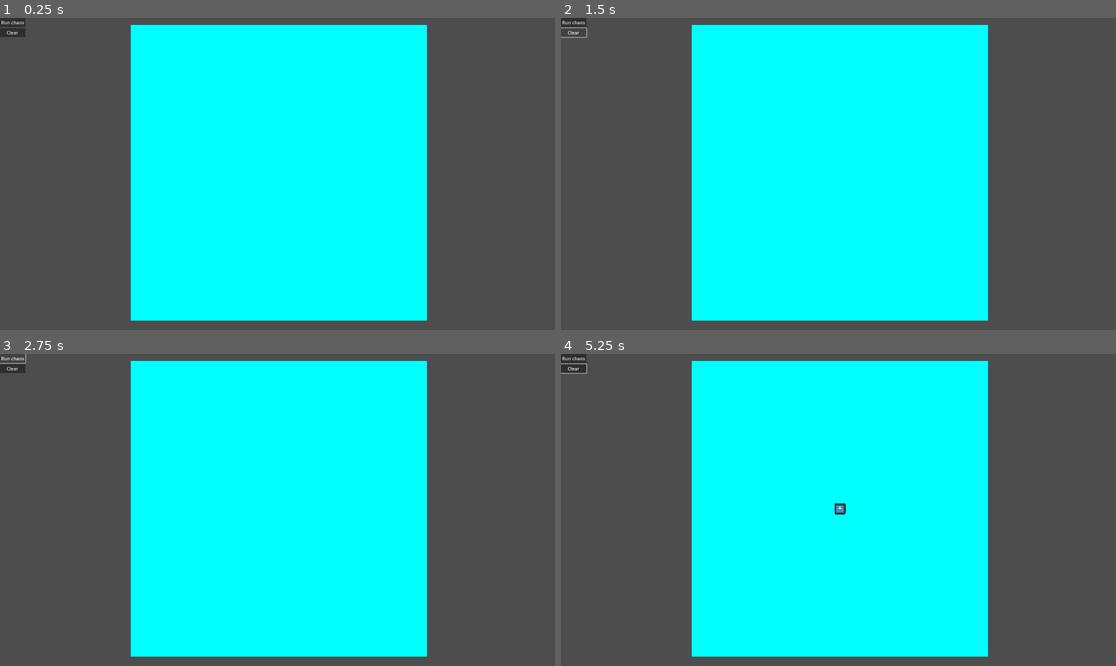
Above: before the commit, frames 1-4 (two rows, left to right).
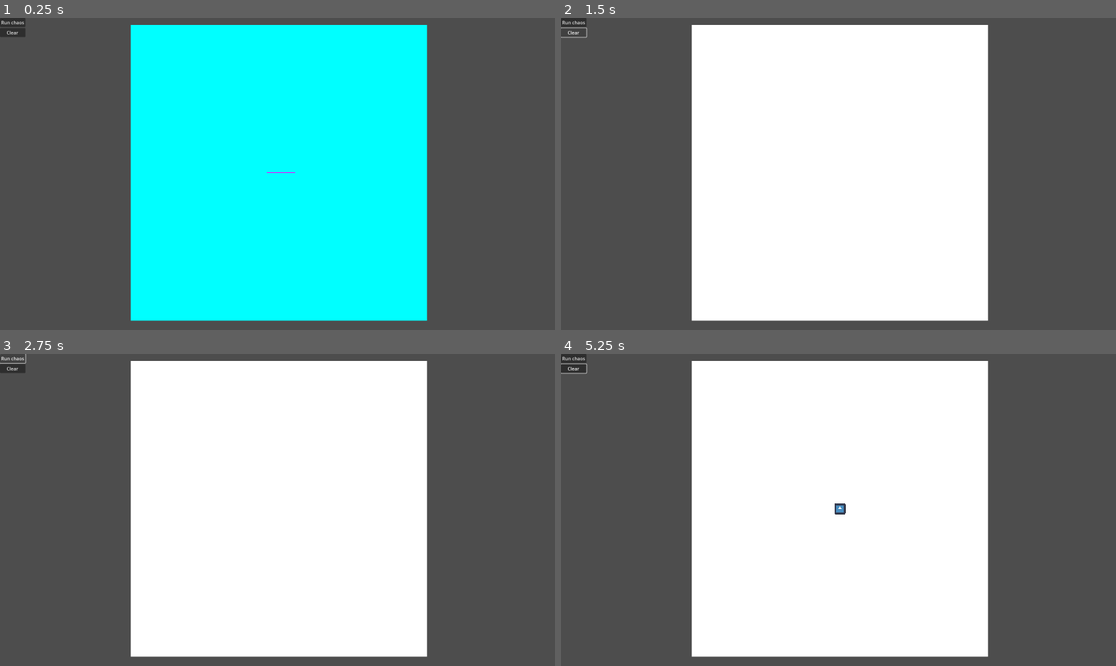
Above: after the commit, the same moments.

Repository: VojtaStruhar/chaos-game
Game: Godot game, scene res://main.tscn
Two runs of this game, one before a commit and one after it. Both use one fixed random seed, a clock stepped at 60 frames per second and the inputs below. The engine's default icon, where the game draws it, is replaced by a stand-in: a white triangle on a blue panel in a dark square.
Inputs (mouse positions are in pixels of both pictures, inside the frame that each line leads up to):
- Up to frame 1 (0.25 s): no input
- Up to frame 2 (1.5 s): click "Run chaos" at 0.5 s; click "Clear" at 1.25 s
- Up to frame 3 (2.75 s): click "Run chaos" at 2 s
- Up to frame 4 (5.25 s): click "Clear" at 2.75 s; click "Run chaos" at 3.5 s; click "Clear" at 4.25 s; tap Enter at 5 s; move the mouse to (838, 510) at 5.02 s; click (838, 510) at 5.1 s

The runs differ from the first frame. In frame 1, less than 0.1% of the frame differs, in the area x 48-54%, y 49-50%; in frame 2, 51%, in the area x 23-77%, y 2-98%; in frame 3, 51%; in frame 4, 51%.

Commit message:
Add guidance line

Diff:
--- a/main.gd
+++ b/main.gd
@@ -5,6 +5,7 @@
 
 @onready var mouse_detect: MouseDetect = $MouseDetect
 @onready var background: Sprite2D = $Background
+@onready var helper_line: Line2D = $Line2D
 
 ## Points of the chaos polygon. Ranges are between 0 and 1, multiply by canvas size!
 var points: Array[Vector2] = []
@@ -14,8 +15,6 @@
 var image: Image
 
 
-
-# Called when the node enters the scene tree for the first time.
 func _ready() -> void:
 	mouse_detect.point_added.connect(add_point)
 
@@ -23,14 +22,18 @@
 	image.fill(Color.AQUA)
 	background.texture = ImageTexture.create_from_image(image)
 
+	helper_line.global_position = background.global_position
 
 
 func add_point(coords: Vector2) -> void:
 	points.append(coords)
-
+	var point_world = (coords - Vector2.ONE / 2) * canvas_size
 	var helper = VERTEX_POINT.instantiate()
 	background.add_child(helper)
-	helper.position = (coords - Vector2.ONE / 2) * canvas_size
+	helper.position = point_world
+
+
+	helper_line.add_point(point_world)
 
 	run_chaos()
 
@@ -45,8 +48,7 @@
 
 	var point: Vector2 = Vector2(0.5, 0.5)
 
-	# golden ratio?
-	var ratio = 1.5
+	var ratio: float = 2 / 3.0
 	print("ratio ", ratio)
 
 	for i in range(250_000):
@@ -77,6 +79,10 @@
 		child.queue_free()
 
 	points.clear()
+	image.fill(Color.WHITE)
+	(background.texture as ImageTexture).update(image)
+
+	helper_line.clear_points()
 
 
 func _on_clear_button_pressed() -> void:
--- a/main.tscn
+++ b/main.tscn
@@ -11,6 +11,13 @@
 
 [node name="Background" type="Sprite2D" parent="."]
 position = Vector2(965, 536)
+
+[node name="Line2D" type="Line2D" parent="."]
+position = Vector2(735, 380)
+points = PackedVector2Array(-42.45, 2.08165e-12, 56.15, 2.08165e-12)
+closed = true
+width = 2.0
+default_color = Color(1, 0, 1, 1)
 
 [node name="MouseDetect" type="Area2D" parent="."]
 position = Vector2(965, 536)
